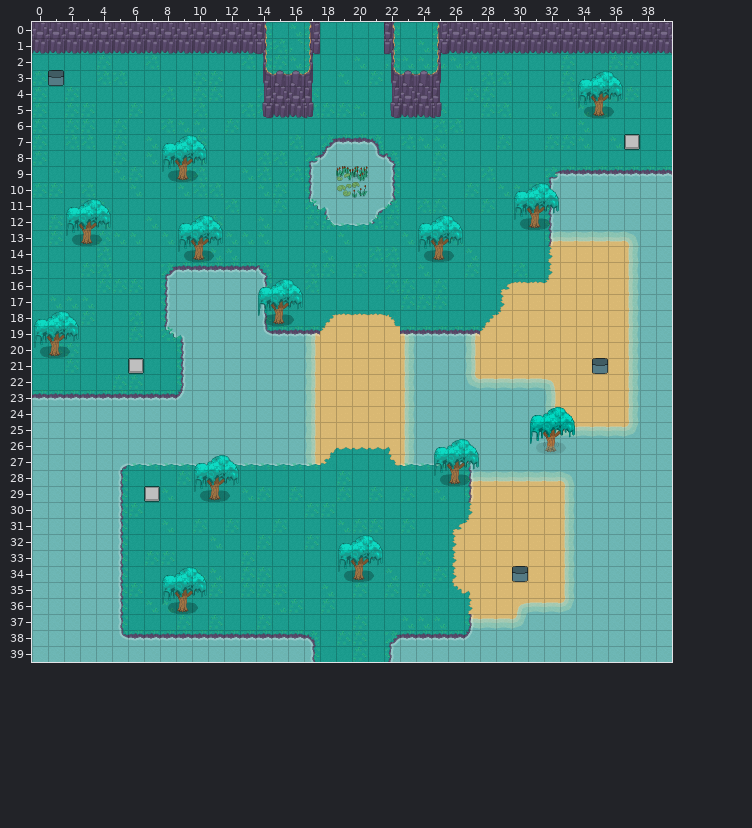
A Tiled map gets an edit: Guardians-of-Zenith/Output/Assets/Maps/Water_dungeon2.tmx. Above is the file before it was changed.
Cells are 32x32 px. Shown: x 0..39, y 0..39.
Now the later version:
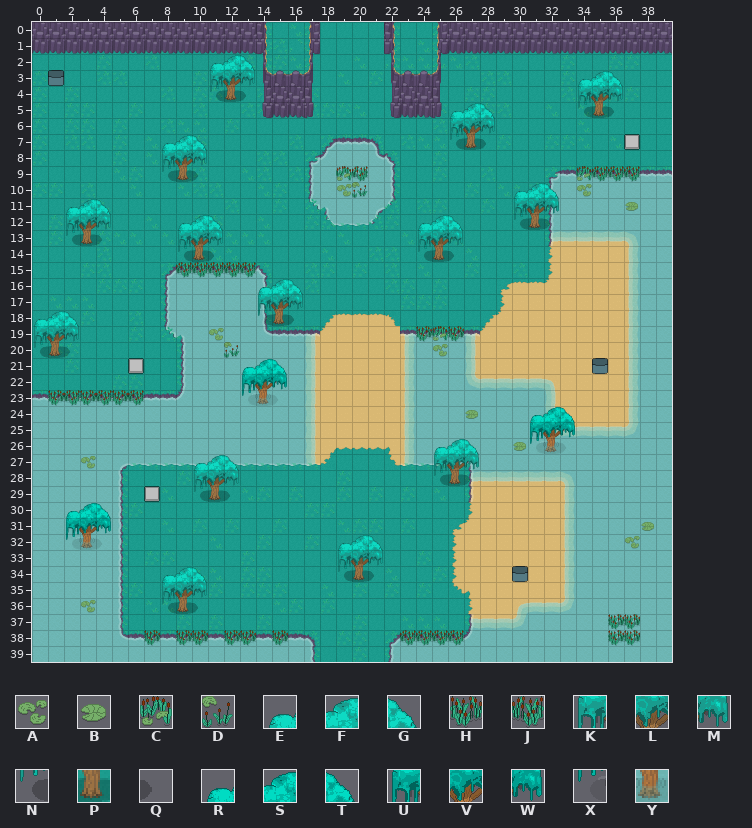
Key: from "Tileset_Lake": A 254, B 255, C 279, D 280, E 300, F 301, G 302, H 304, J 305, K 325, L 326, M 327, N 350, P 351, Q 352, R 375, S 376, T 377, U 400, V 401, W 402, X 425, Y 426.
_ is an empty cell.
See-through tiles are keyed as they look on the map.
Log entry: Water2 collisions & pruebas elipses
Difference:
Layer "Plants":
y 2: x 11..13 ___ -> EFG
y 3: x 11..13 ___ -> KLM
y 4: x 11..13 ___ -> NPQ
y 5: x 26..28 ___ -> EFG
y 6: x 26..28 ___ -> KLM
y 7: x 26..28 ___ -> NPQ
y 9: x 34..37 ____ -> CJJJ
y 10: x 34 _ -> A
y 11: x 37 _ -> B
y 15: x 9..13 _____ -> JJJJJ
y 19: x 11 _ -> A; x 24..26 ___ -> HCH
y 20: x 12 _ -> D; x 25 _ -> A
y 21: x 13..15 ___ -> RST
y 22: x 13..15 ___ -> UVW
y 23: x 1..6 ______ -> HJHJHJ; x 13..14 __ -> XY
y 24: x 27 _ -> B
y 26: x 30 _ -> B
y 27: x 3 _ -> A
y 30: x 2..4 ___ -> RST
y 31: x 2..4 ___ -> UVW; x 38 _ -> B
y 32: x 2..3 __ -> XY; x 37 _ -> A
y 36: x 3 _ -> A
y 37: x 36..37 __ -> HH
y 38: x 7 _ -> H; x 9..10 __ -> HH; x 12..13 __ -> HH; x 15 _ -> H; x 23..26 ____ -> JJJJ; x 36..37 __ -> HH
